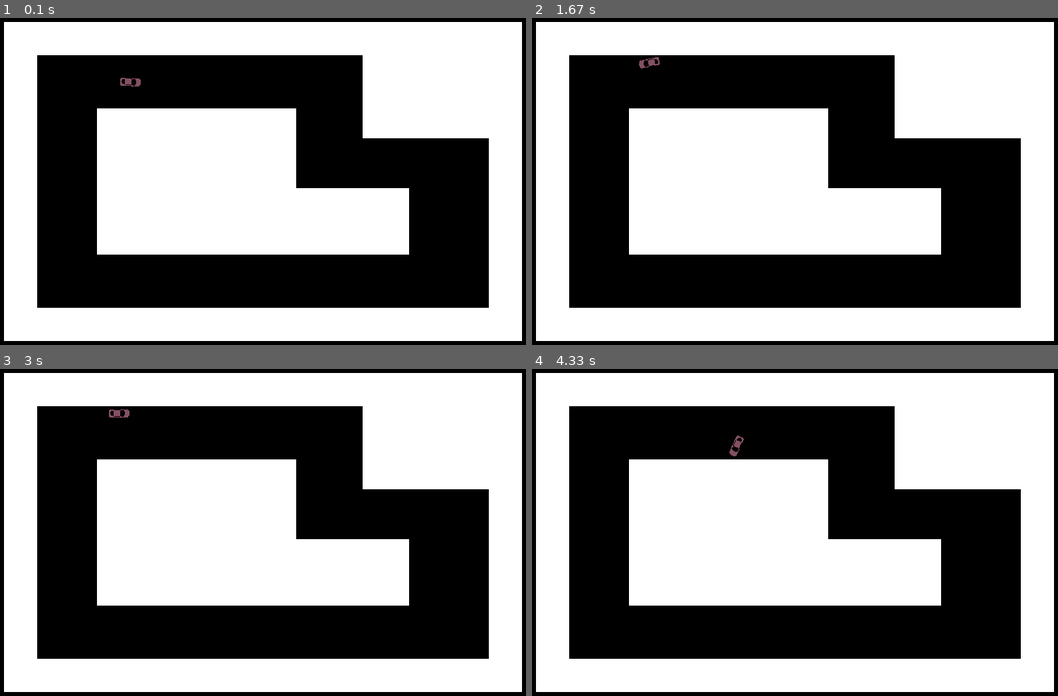
Above: before the commit, frames 1-4 (two rows, left to right).
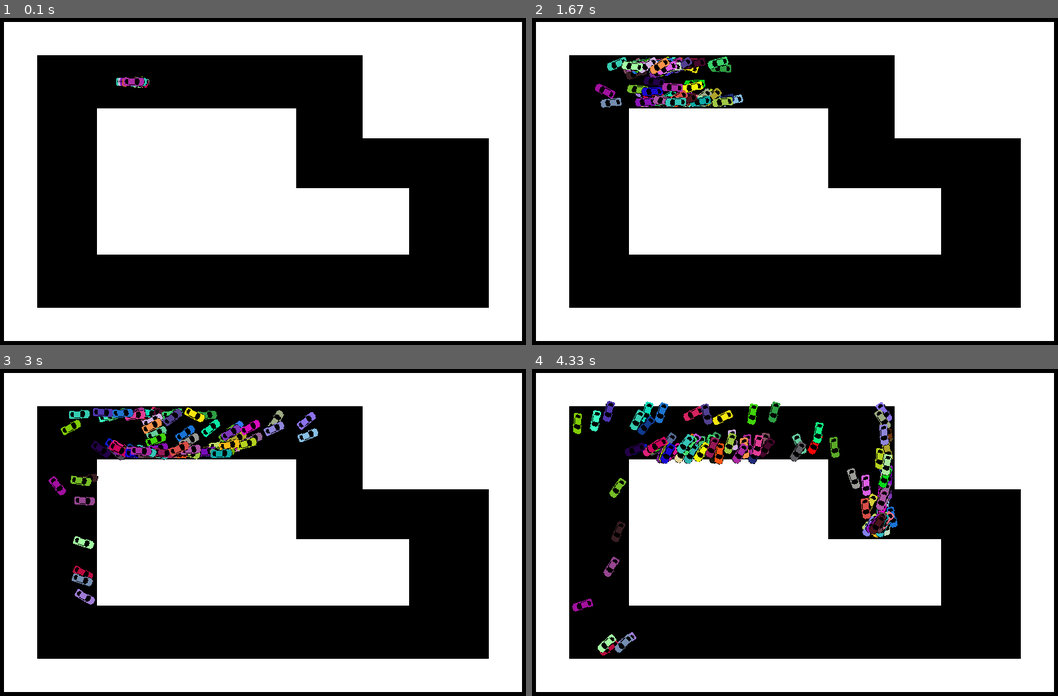
Above: after the commit, the same moments.

Repository: WilliamForSchool/PygameProject
Game: pygame game, started from neww.py
The game is run twice, just before and just after one commit, with the same random seed, the same clock (stepped at 60 frames per second) and the same inputs.
Inputs:
- Up to frame 1 (0.1 s): no input
- Up to frame 2 (1.67 s): hold D 0.33-0.8 s; hold W 0.83-1.13 s; tap Shift at 0.9, 1.23, 1.53 s; tap Right Shift at 0.98 s; hold D 1.17-1.63 s
- Up to frame 3 (3 s): hold A 1.67-2.2 s; tap Shift at 1.73, 2.03, 2.3, 2.63, 2.93 s; hold S 2.23-2.53 s; tap Right Shift at 2.38 s; hold A 2.57-2.97 s
- Up to frame 4 (4.33 s): hold W 3-3.37 s; tap Shift at 3.07, 3.47, 3.77, 4.13 s; hold D 3.4-4.03 s; tap Right Shift at 3.55 s; hold S from 4.07 s (still down)

The runs differ from the first frame. In frame 1, 0.1% of the frame differs, in the area x 22-29%, y 17-22%; in frame 2, 1.7%; in frame 3, 2.8%; in frame 4, 3.8%, in the area x 7-70%, y 9-88%.

Commit message:
Return Wall for Collision

Diff:
--- a/neww.py
+++ b/neww.py
@@ -23,9 +23,9 @@
 		for wall in self.walls:
 			if wall.colliderect(car.getRect()):
 				print("Collision")
-				return True
-
-		return False
+				return wall
+
+		return None
 
 
 
@@ -53,11 +53,11 @@
 		self.createNewDNA()
 
 	def createNewDNA(self):
-		for i in range(100):
+		for i in range(10000):
 			prob = randint(1, 100)
-			if prob <= 80:
+			if prob <= 70:
 				self.dna.append(0)
-			elif prob <= 85:
+			elif prob <= 80:
 				self.dna.append(1) # turn left
 			elif prob <= 90:
 				self.dna.append(2) # right
@@ -75,7 +75,7 @@
 			self.y = self.y + self.gear * math.sin(self.angle/180*math.pi)
 			self.rect.center = (self.x, self.y)
 
-		if map.checkMapCollision(self):
+		if map.checkMapCollision(self) != None:
 			self.x = oldx
 			self.y = oldy
 			self.rect.center = (self.x, self.y)
@@ -88,7 +88,7 @@
 			self.y = self.y - self.gear * math.sin(self.angle/180*math.pi)
 			self.rect.center = (self.x, self.y)
 
-		if map.checkMapCollision(self):
+		if map.checkMapCollision(self) != None:
 			self.x = oldx
 			self.y = oldy
 			self.rect.center = (self.x, self.y)
@@ -152,11 +152,11 @@
 			if self.currentIndex < len(self.dna):
 				if(self.dna[self.currentIndex] == 1):
 					self.rotateLeft()
-				if(self.dna[self.currentIndex] == 2):
+				elif(self.dna[self.currentIndex] == 2):
 					self.rotateRight()
-				if(self.dna[self.currentIndex] == 3):
+				elif(self.dna[self.currentIndex] == 3):
 					self.gearDown()
-				if(self.dna[self.currentIndex] == 4):
+				elif(self.dna[self.currentIndex] == 4):
 					self.gearUp()
 
 			self.forward(map)
@@ -166,6 +166,7 @@
 
 	# Override
 	def update(self, map):
+
 		self.player_input(map)
 		self.stepAI(map)
 
@@ -192,8 +193,9 @@
 clock = pygame.time.Clock() # allows us to set FPS rates
 
 # make a single Car object
-car1 = pygame.sprite.GroupSingle()
-car1.add(Car())
+cars = pygame.sprite.Group()
+for i in range(100):
+	cars.add(Car())
 
 map1 = Map()
 createMap1()
@@ -205,10 +207,10 @@
 			pygame.quit()
 			exit()
 	clearScreen()
-	car1.update(map1)
-	map1.checkMapCollision(car1.sprite)
+	cars.update(map1)
+	# map1.checkMapCollision(cars.sprite)
 
 	map1.draw(screen)
-	car1.draw(screen)
+	cars.draw(screen)
 	pygame.display.update()
 	clock.tick(60)
